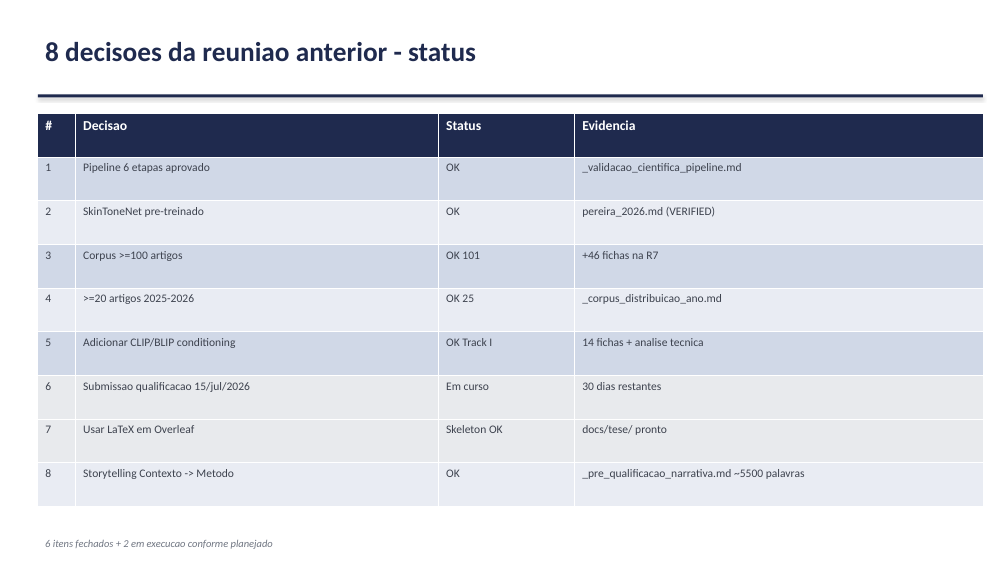
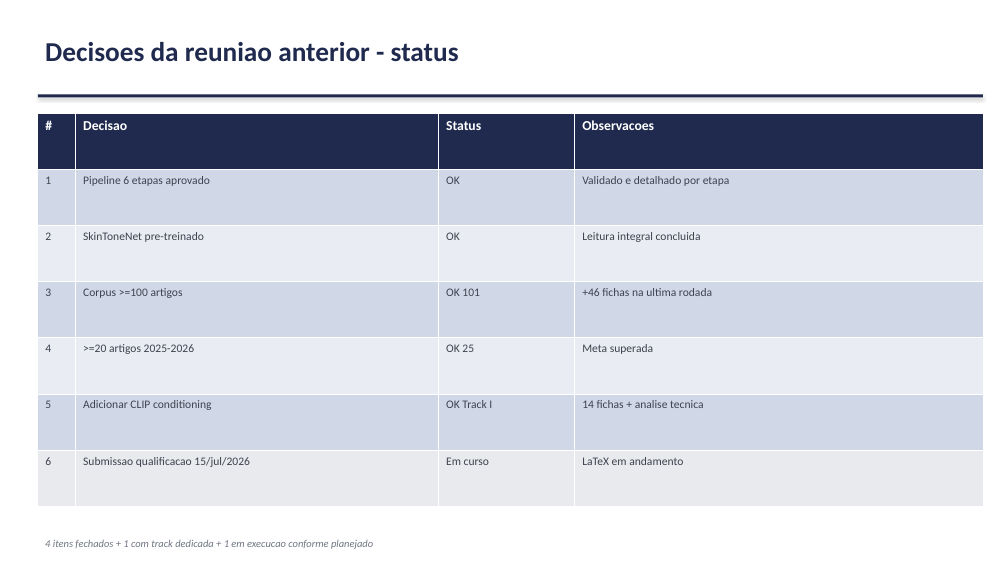
Before and after one commit to marcellozzetti/Facial-Recognition-Models-Mitigating-Bias, a slide deck: slide 4 of docs/ativo/material_reuniao_orientador_2026-06-15.pptx. Drawn at 1008x567 pixels with LibreOffice and Linux fonts; fonts in the diff are those of the drawing. Boxes give left, top, right and bottom in pixels: in the first picture for what was removed or moved away, otherwise in the second. Text is boxed around its words. In the diff, an @@ line names an element or a change of style, - is before the commit and + after.

```diff
--- a/docs/ativo/material_reuniao_orientador_2026-06-15.pptx
+++ b/docs/ativo/material_reuniao_orientador_2026-06-15.pptx
@@ text at <box>45,42,459,62</box>: text changed @@
-8 decisoes da reuniao anterior - status
+Decisoes da reuniao anterior - status
@@ table at <box>38,113,983,507</box> @@
-row 1: # | Decisao | Status | Evidencia
-row 2: 1 | Pipeline 6 etapas aprovado | OK | _validacao_cientifica_pipeline.md
-row 3: 2 | SkinToneNet pre-treinado | OK | pereira_2026.md (VERIFIED)
-row 4: 3 | Corpus >=100 artigos | OK 101 | +46 fichas na R7
-row 5: 4 | >=20 artigos 2025-2026 | OK 25 | _corpus_distribuicao_ano.md
-row 6: 5 | Adicionar CLIP/BLIP conditioning | OK Track I | 14 fichas + analise tecnica
-row 7: 6 | Submissao qualificacao 15/jul/2026 | Em curso | 30 dias restantes
-row 8: 7 | Usar LaTeX em Overleaf | Skeleton OK | docs/tese/ pronto
-row 9: 8 | Storytelling Contexto -> Metodo | OK | _pre_qualificacao_narrativa.md ~5500 palavras
+row 1: # | Decisao | Status | Observacoes
+row 2: 1 | Pipeline 6 etapas aprovado | OK | Validado e detalhado por etapa
+row 3: 2 | SkinToneNet pre-treinado | OK | Leitura integral concluida
+row 4: 3 | Corpus >=100 artigos | OK 101 | +46 fichas na ultima rodada
+row 5: 4 | >=20 artigos 2025-2026 | OK 25 | Meta superada
+row 6: 5 | Adicionar CLIP conditioning | OK Track I | 14 fichas + analise tecnica
+row 7: 6 | Submissao qualificacao 15/jul/2026 | Em curso | LaTeX em andamento
@@ text at <box>45,540,373,549</box>: text changed @@
-6 itens fechados + 2 em execucao conforme planejado
+4 itens fechados + 1 com track dedicada + 1 em execucao conforme planejado
```
Also in this commit, not shown: 9 other slides changed, 1 other file.
